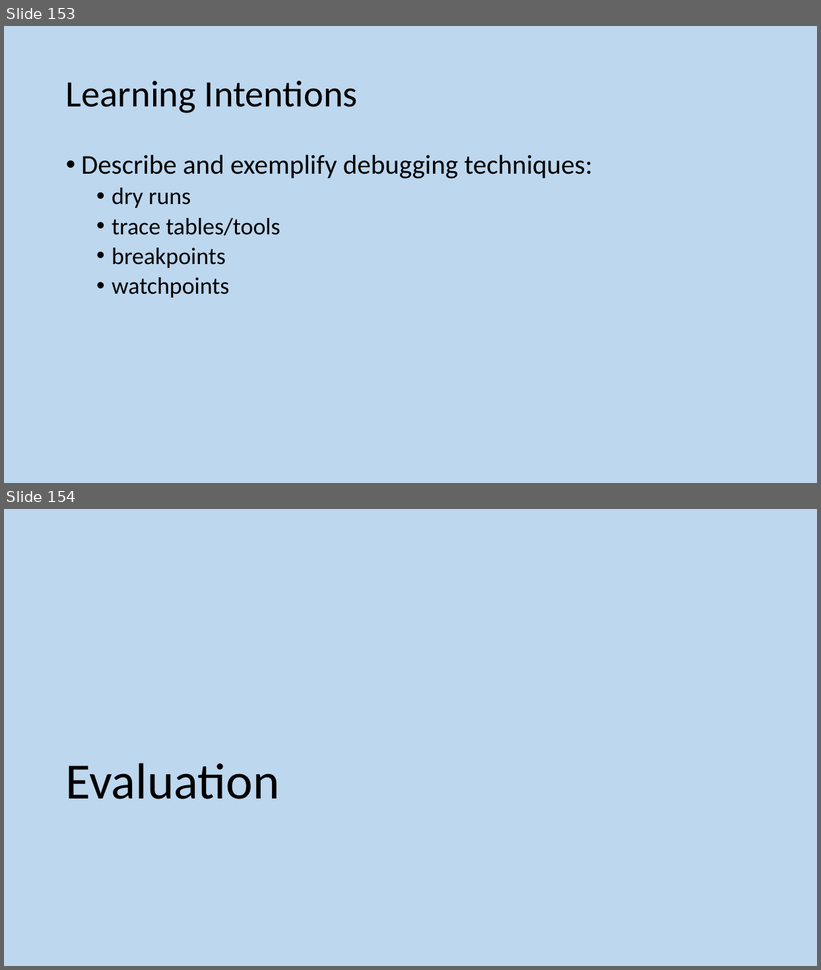
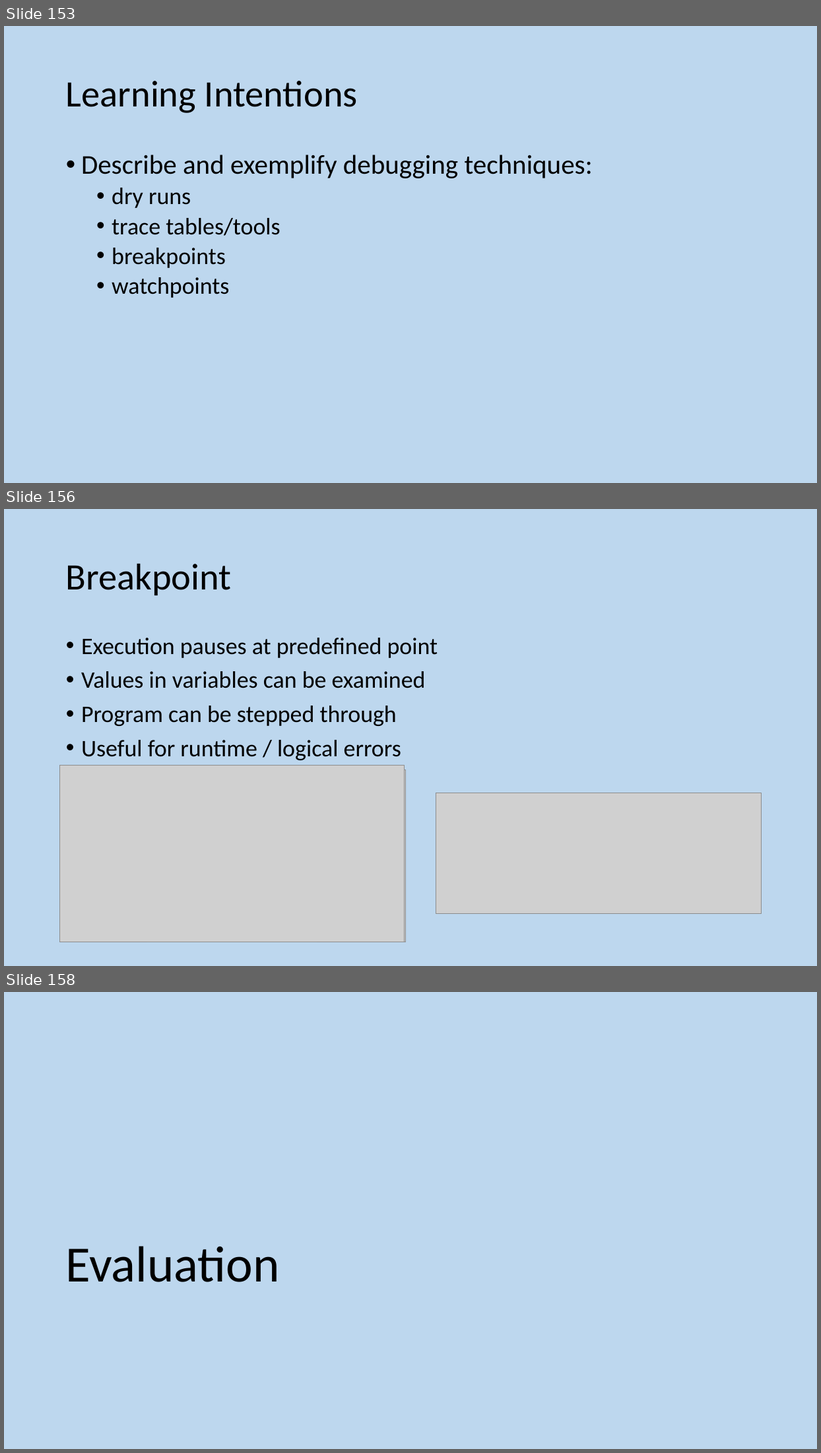
Before and after one commit to MrFriendCS/MrFriendCS.github.io, a slide deck: higher/sdd/H CS SDD Slides.pptx. Shown one above the other, each under a label of ours: slides 153 and 154 before the commit, slides 153, 156 and 158 after it; the slides between them are not shown. The pictures are 821x970 and 821x1453 pixels, drawn with LibreOffice and Linux fonts; fonts in the diff are those of the drawing; grey boxes stand for pictures. Boxes give left, top, right and bottom in pixels: in the first picture for what was removed or moved away, otherwise in the second. Text is boxed around its words. In the diff, an @@ line names an element or a change of style, - is before the commit and + after.

```diff
--- a/higher/sdd/H CS SDD Slides.pptx
+++ b/higher/sdd/H CS SDD Slides.pptx
@@ slide 156 added at [4, 509, 817, 966], background #BDD7EE @@
@@ title added at [66, 563, 232, 595], 44 pt, text #000000 @@
+Breakpoint
@@ text added at [81, 638, 438, 760], 28 pt, text #000000 @@
+• Execution pauses at predefined point
+• Values in variables can be examined
+• Program can be stepped through
+• Useful for runtime / logical errors
@@ picture added at [60, 765, 405, 942] @@
@@ picture added at [60, 770, 406, 942] @@
@@ picture added at [436, 793, 761, 914] @@
@@ what was slide 154 is now slide 158 @@
```
Also in this commit, not shown: 5 slides changed, 9 other slides added, 4 slides removed.
